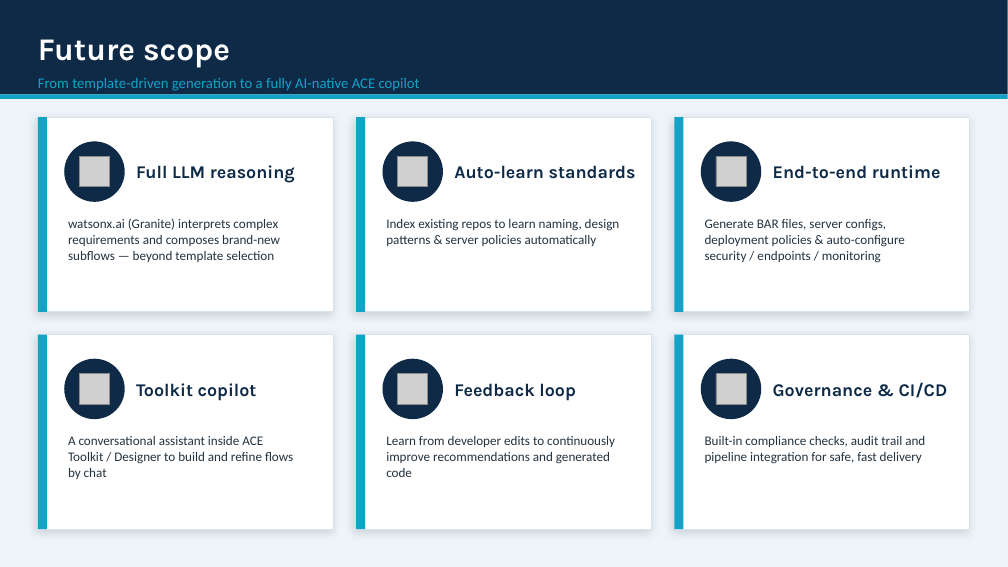
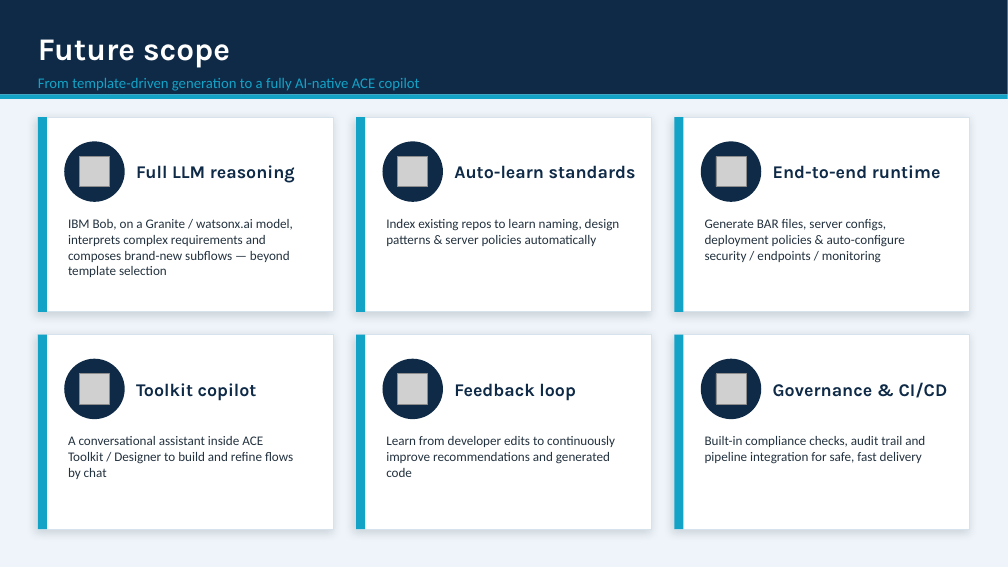
Before and after one commit to Danupriya-Manoharan/SmartACEers-Salini-206218, a slide deck: slide 3 of ACE_FlowSmith_AI.pptx. Drawn at 1008x567 pixels with LibreOffice and Linux fonts; fonts in the diff are those of the drawing; grey boxes stand for pictures. Boxes give left, top, right and bottom in pixels: in the first picture for what was removed or moved away, otherwise in the second. Text is boxed around its words. In the diff, an @@ line names an element or a change of style, - is before the commit and + after.

```diff
--- a/ACE_FlowSmith_AI.pptx
+++ b/ACE_FlowSmith_AI.pptx
@@ text at (68, 219, 293, 277): text changed @@
-watsonx.ai (Granite) interprets complex requirements and composes brand-new subflows — beyond template selection
+IBM Bob, on a Granite / watsonx.ai model, interprets complex requirements and composes brand-new subflows — beyond template selection
```
Also in this commit, not shown: 2 other slides changed, 1 other file.
